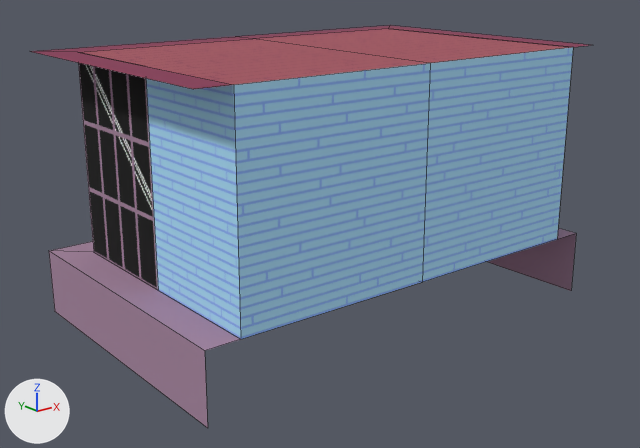
The Blender file art/signal_box.blend, before and after one commit.
The view is the same before and after, from a 50 mm camera at (-8.27, -10.09, 4.43) aimed at (-0.2, 0.0, 0.39). The axes (+X, +Y, +Z) are drawn at lower left. The lights are the same throughout. Mesh edges are drawn as thin lines.

Before the edit, the objects in view are built like this:
```python
me_cube = bpy.data.meshes.new('Cube')
me_cube.from_pydata(...)  # 55 vertices, 24 faces; spans x -3.5..3.5, y -2.0..2.5, z -1.0..3.0
me_cube.materials.append(mat_material)  # picture img_signal_box_png
# before: 2 (3.0, -2.0, 3.0) at pixel (573, 47), 6 (-3.0, -2.0, 3.0) at pixel (233, 84), 8 (0.0, -2.0, 3.0) at pixel (430, 63), 45 (-3.0, -2.0, 3.0) at pixel (233, 84), 46 (3.0, -2.0, 3.0) at pixel (573, 47)
# before: 51 (-3.5, -2.0, 3.0) at pixel (193, 89), 52 (3.5, -2.0, 3.0)
ob_cube = bpy.data.objects.new('Cube', me_cube)
ob_cube.location = (0.0, 0.0, 0.0)
```
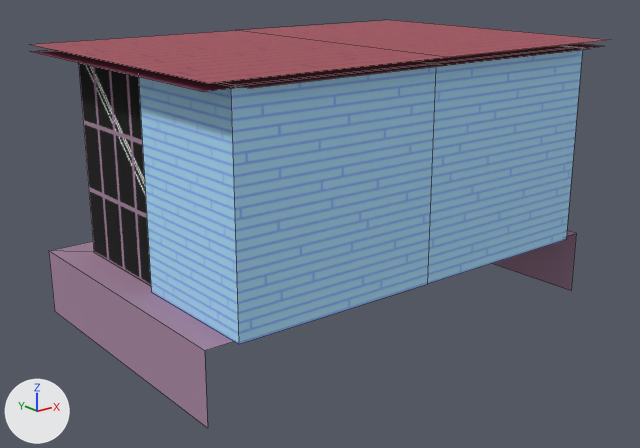
Location of each change, [x1, y1, x2, y2] in pixels of the pictures (640 x 448 px):
'Cube', reshaped
    before: [30, 25, 589, 428]
    after: [30, 20, 607, 428]
part 1 of me_cube, added (blue)
    after: [138, 50, 583, 344]
part 2 of me_cube, built on
    before: [30, 25, 589, 89]
    after: [30, 20, 607, 92]

Patch to the scene script:
```diff
--- a/art/signal_box.blend.py
+++ b/art/signal_box.blend.py
@@ me_cube @@
 # used by ob_cube; location = (0.0, 0.0, 0.0)
 # verts and faces of me_cube; kept vertices keep their numbers, new ones are numbered from 55
-me_cube.from_pydata(...)  # 55 vertices, 24 faces; spans x -3.5..3.5, y -2.0..2.5, z -1.0..3.0
+me_cube.from_pydata(...)  # 78 vertices, 34 faces; spans x -3.5..3.5, y -2.3..2.5, z -1.0..3.1
+# me_cube part 1: a new loose piece of 14 vertices spanning x -3.1..3.1, y -2.1..0.0, z 0.0..3.0, in mat_material (picture img_signal_box_png)
+# me_cube part 2
+for i in [45, 46, 51, 52]: verts[i] += (0.0, -0.2, 0.0)
+for new, old in zip([55, 56, 57], [2, 6, 8]): verts[new] = verts[old] + (0.0, -0.3, 0.0)
+verts[58] = (3.5, -2.3, 3.1)
+verts[59] = (-3.5, -2.3, 3.1)  # pixel (208, 83)
+verts[60] = (0.0, -2.3, 3.1)  # pixel (447, 57)
+for new, old in zip([61, 62, 63], [58, 59, 60]): verts[new] = verts[old] + (0.0, 4.8, 0.0)
+faces += [(2, 8, 57, 55), (6, 56, 57, 8), (59, 60, 63, 62), (58, 61, 63, 60)]
 me_cube.materials.append(mat_material)
```
